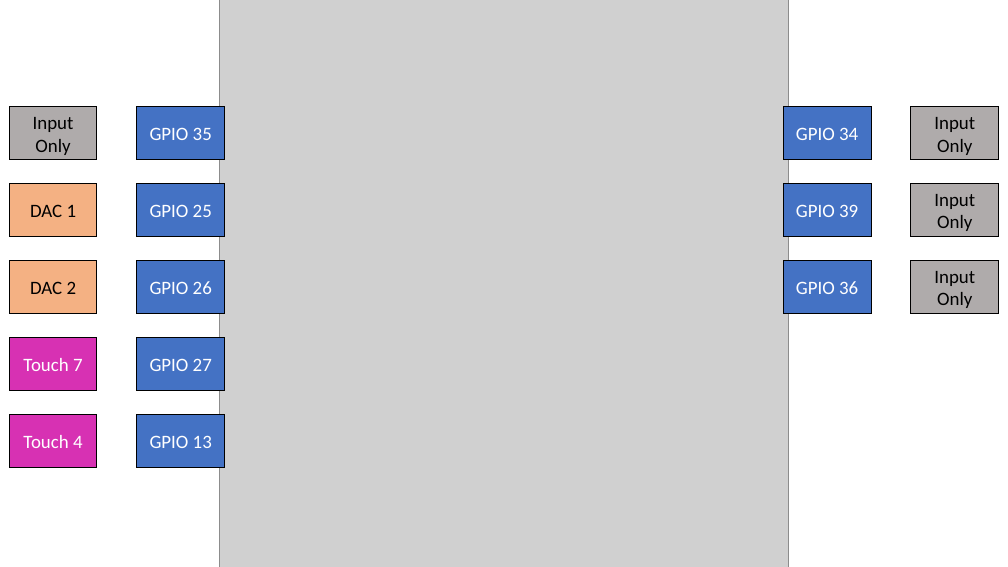
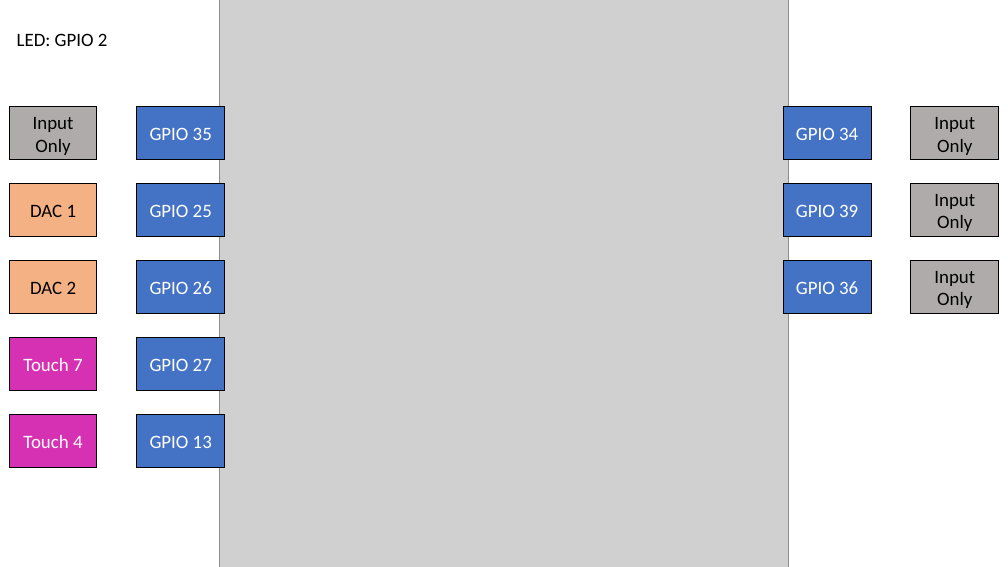
Before and after one commit to TIPConsulting/ESP32_HairTrigger, a slide deck: slide 1 of Diagrams/Beetle32_Pinout.pptx. Drawn at 1008x567 pixels with LibreOffice and Linux fonts; fonts in the diff are those of the drawing; grey boxes stand for pictures. Boxes give left, top, right and bottom in pixels: in the first picture for what was removed or moved away, otherwise in the second. Text is boxed around its words. In the diff, an @@ line names an element or a change of style, - is before the commit and + after.

```diff
--- a/Diagrams/Beetle32_Pinout.pptx
+++ b/Diagrams/Beetle32_Pinout.pptx
@@ text added at (17, 33, 108, 46), 18 pt, text #000000 @@
+LED: GPIO 2
```
Also in this commit, not shown: 1 other file.
